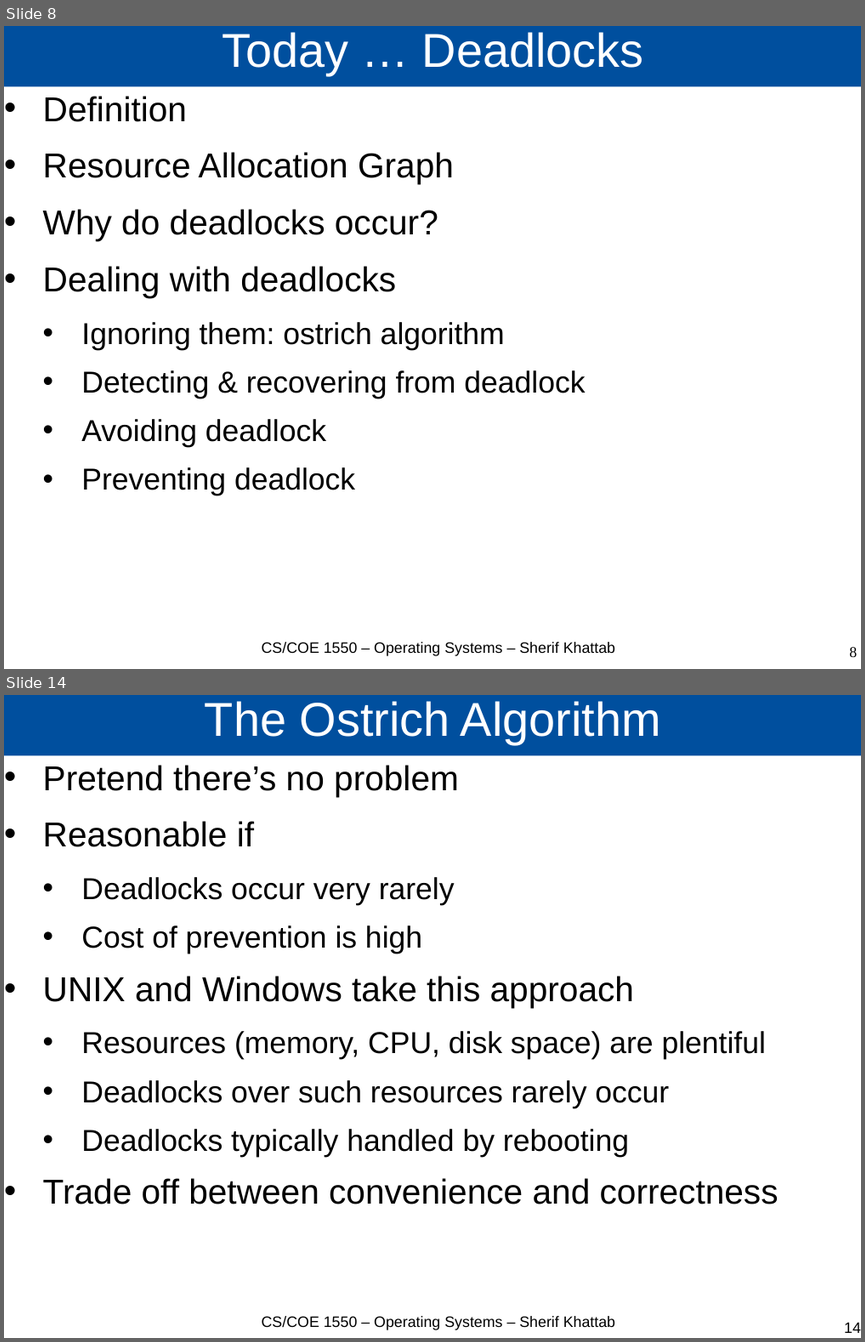
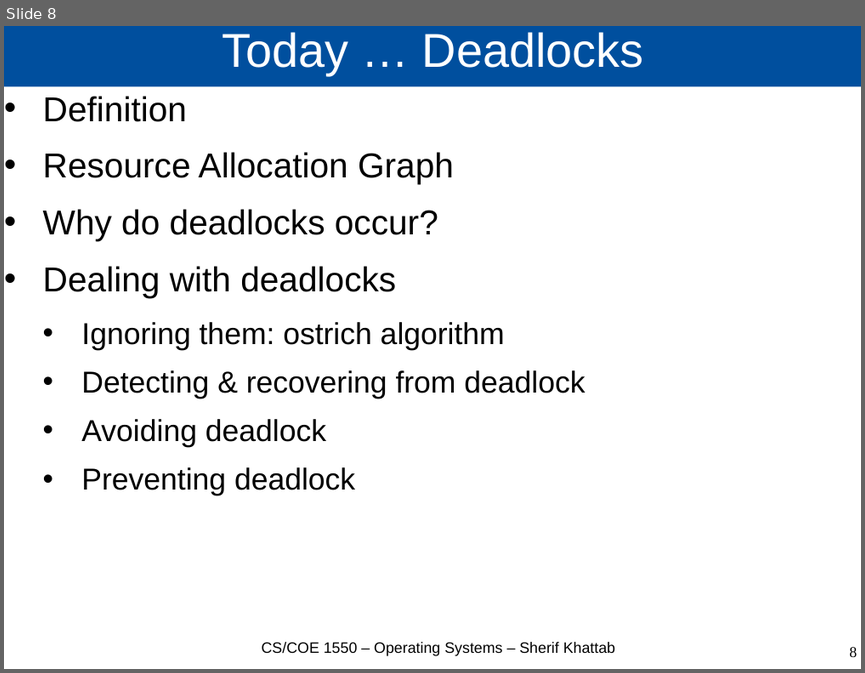
Before and after one commit to cs1550-2224/cs1550-code-handouts, a slide deck: DraftSlides/Lecture12.pptx. Shown one above the other, each under a label of ours: slides 8 and 14 before the commit, slide 8 after it; the slides between them are not shown. The pictures are 865x1342 and 865x673 pixels, drawn with LibreOffice and Linux fonts; fonts in the diff are those of the drawing. Boxes give left, top, right and bottom in pixels: in the first picture for what was removed or moved away, otherwise in the second. Text is boxed around its words. In the diff, an @@ line names an element or a change of style, - is before the commit and + after.

```diff
--- a/DraftSlides/Lecture12.pptx
+++ b/DraftSlides/Lecture12.pptx
@@ slide 14 removed at (x1=4, y1=695, x2=861, y2=1338), background #FFFFFF @@
@@ title removed at (x1=4, y1=695, x2=861, y2=756) @@
-The Ostrich Algorithm
@@ text removed at (x1=43, y1=765, x2=778, y2=1204) @@
-• Pretend there’s no problem
-• Reasonable if
-  • Deadlocks occur very rarely
-  • Cost of prevention is high
-• UNIX and Windows take this approach
-  • Resources (memory, CPU, disk space) are plentiful
-  • Deadlocks over such resources rarely occur
-  • Deadlocks typically handled by rebooting
-• Trade off between convenience and correctness
@@ text removed at (x1=262, y1=1315, x2=615, y2=1330) @@
-CS/COE 1550 – Operating Systems – Sherif Khattab
@@ page number removed at (x1=844, y1=1321, x2=861, y2=1333) @@
-14
```
Also in this commit, not shown: 22 other slides removed, 3 other files.
